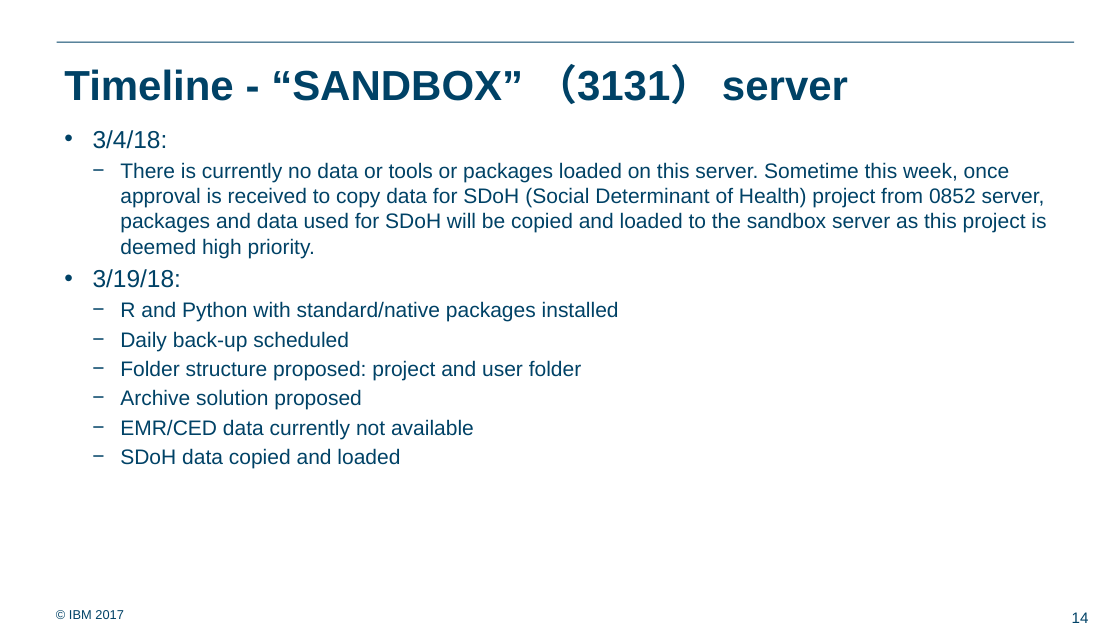
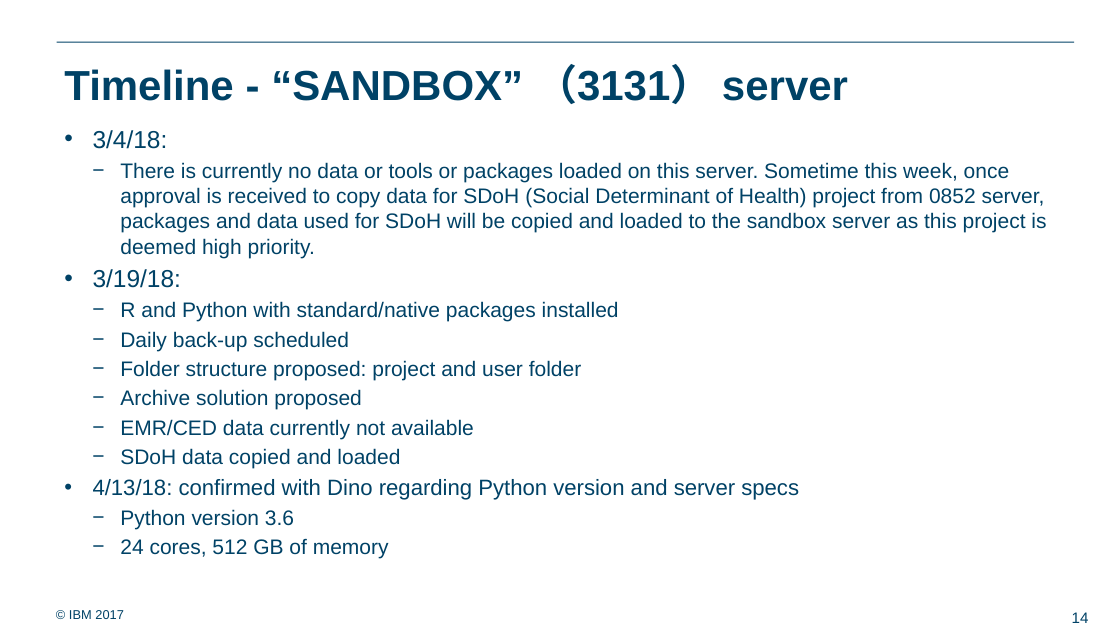
Before and after one commit to ralf0615/Analytics_project_backlog, a slide deck: slide 14 of Stage_2/Analytics Server, Data Management & Storage_v3.pptx. Drawn at 1120x630 pixels with LibreOffice and Linux fonts; fonts in the diff are those of the drawing; background and template pictures are left out. Boxes give left, top, right and bottom in pixels: in the first picture for what was removed or moved away, otherwise in the second. Text is boxed around its words. In the diff, an @@ line names an element or a change of style, - is before the commit and + after.

```diff
--- a/Stage_2/Analytics Server, Data Management & Storage_v3.pptx
+++ b/Stage_2/Analytics Server, Data Management & Storage_v3.pptx
@@ text at box(93, 479, 799, 559): paragraphs added @@
+• 4/13/18: confirmed with Dino regarding Python version and server specs
+  − Python version 3.6
+  − 24 cores, 512 GB of memory
```
Also in this commit, not shown: 1 other slide changed, 2 slides added, 2 other files.
